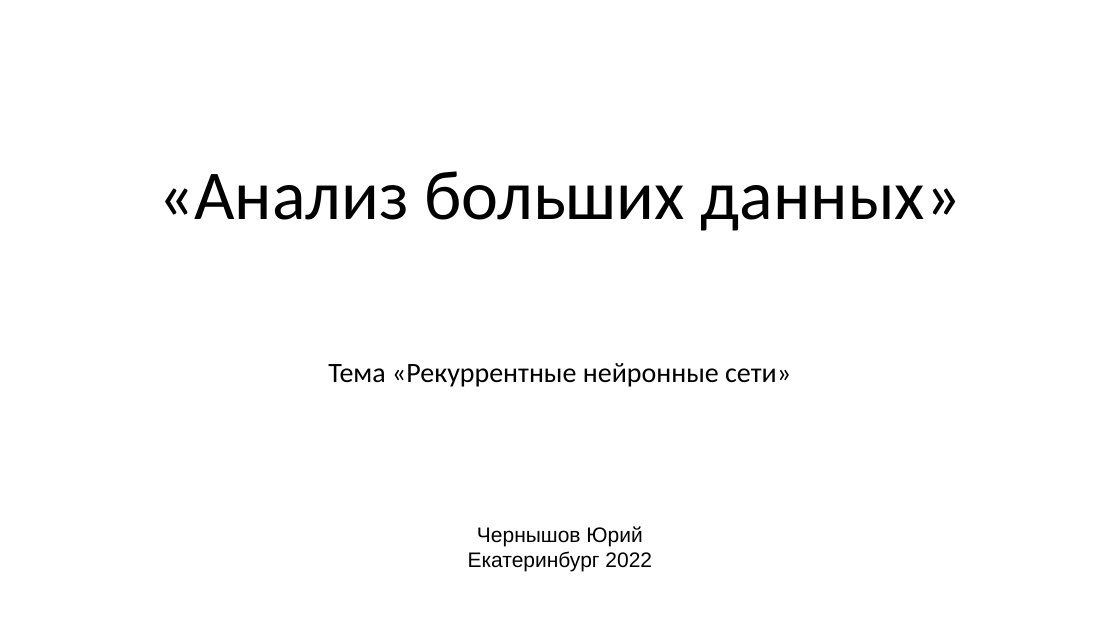
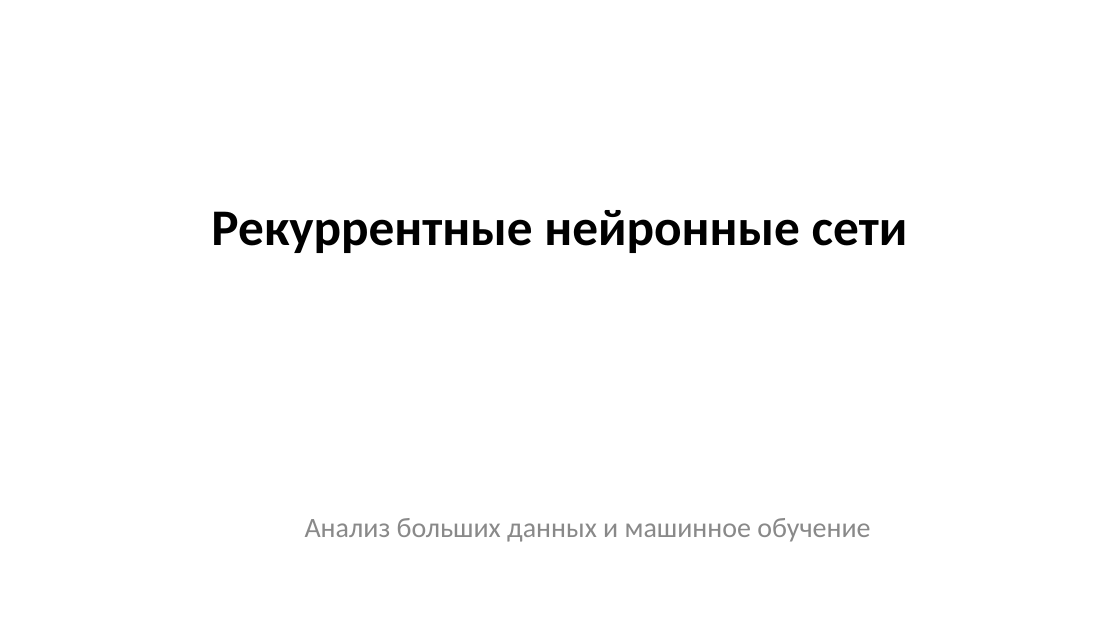
Before and after one commit to CyberLympha/Data-Science-Course, a slide deck: slide 1 of презентации/Рекуррентные нейронные сети.ppt. Drawn at 1120x630 pixels with LibreOffice and Linux fonts; fonts in the diff are those of the drawing. Boxes give left, top, right and bottom in pixels: in the first picture for what was removed or moved away, otherwise in the second. Text is boxed around its words. In the diff, an @@ line names an element or a change of style, - is before the commit and + after.

```diff
--- a/презентации/Рекуррентные нейронные сети.ppt
+++ b/презентации/Рекуррентные нейронные сети.ppt
@@ title at <box>211,210,908,253</box>: text changed; size 60 to 44 pt; bold on @@
-«Анализ больших данных»
+Рекуррентные нейронные сети
@@ subtitle removed at <box>328,363,791,387</box> @@
-Тема «Рекуррентные нейронные сети»
@@ text added at <box>305,518,870,542</box>, 24 pt, text #898989 @@
+Анализ больших данных и машинное обучение
@@ text removed at <box>468,526,652,572</box> @@
-Чернышов Юрий
-Екатеринбург 2022
```
Also in this commit, not shown: 2 other slides changed, 8 slides added, 12 other files.
